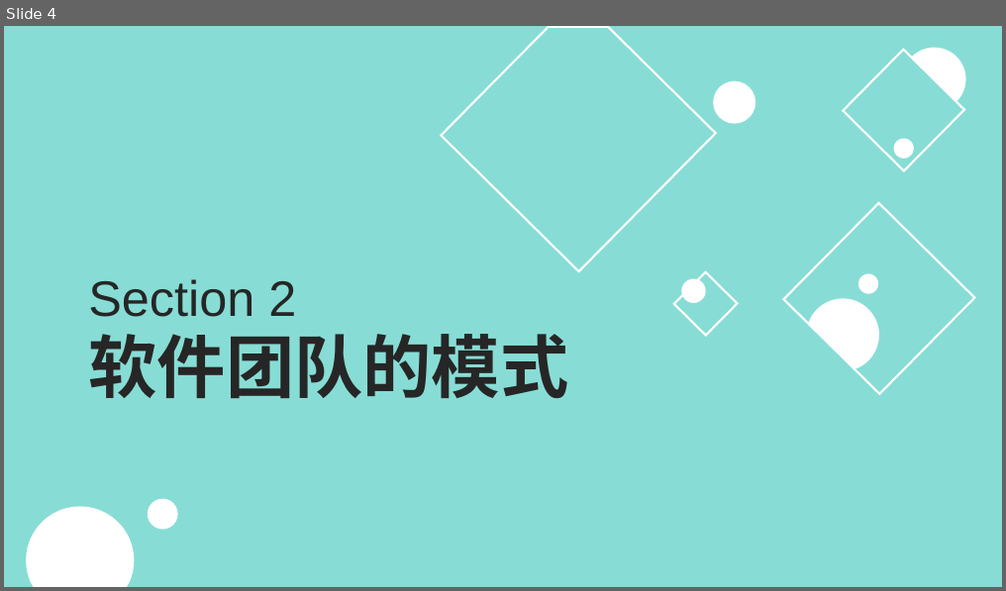
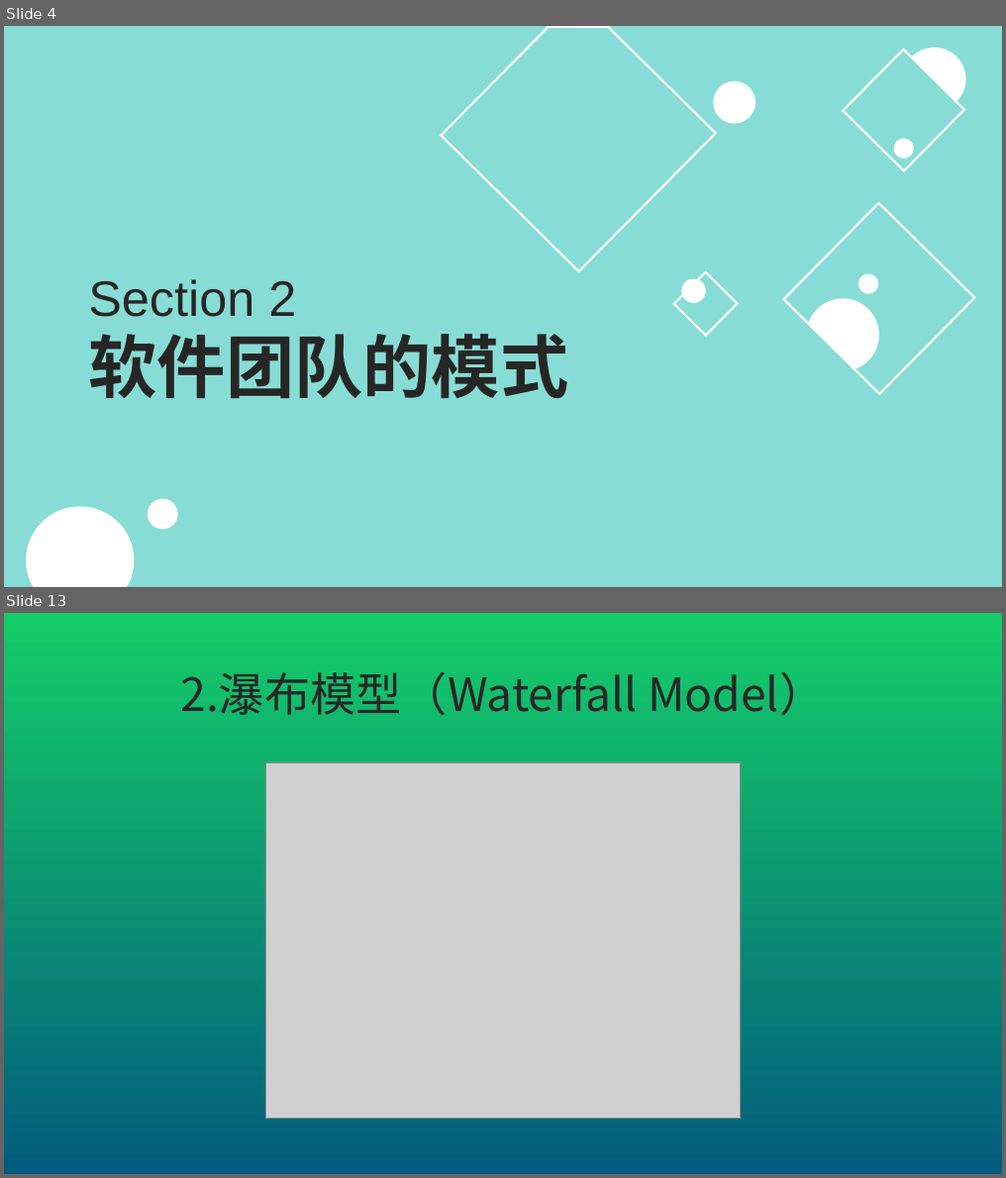
Before and after one commit to JFBabyHorse/learngit-and-BWESE, a slide deck: chapter5 团队和流程.pptx. Shown one above the other, each under a label of ours: slide 4 before the commit, slides 4 and 13 after it; the slides between them are not shown. The pictures are 1006x591 and 1006x1178 pixels, drawn with LibreOffice and Linux fonts; fonts in the diff are those of the drawing; grey boxes stand for pictures. Boxes give left, top, right and bottom in pixels: in the first picture for what was removed or moved away, otherwise in the second. Text is boxed around its words. In the diff, an @@ line names an element or a change of style, - is before the commit and + after.

```diff
--- a/chapter5 团队和流程.pptx
+++ b/chapter5 团队和流程.pptx
@@ slide 13 added at [4, 613, 1002, 1174], background gradient #14CD68 to #035C7D @@
@@ title added at [180, 671, 825, 715], 44 pt, text #262626 @@
+2.瀑布模型（Waterfall Model）
@@ picture added at [265, 762, 741, 1119] @@
```
Also in this commit, not shown: 4 slides changed, 19 other slides added, 1 slide removed, 3 other files.
